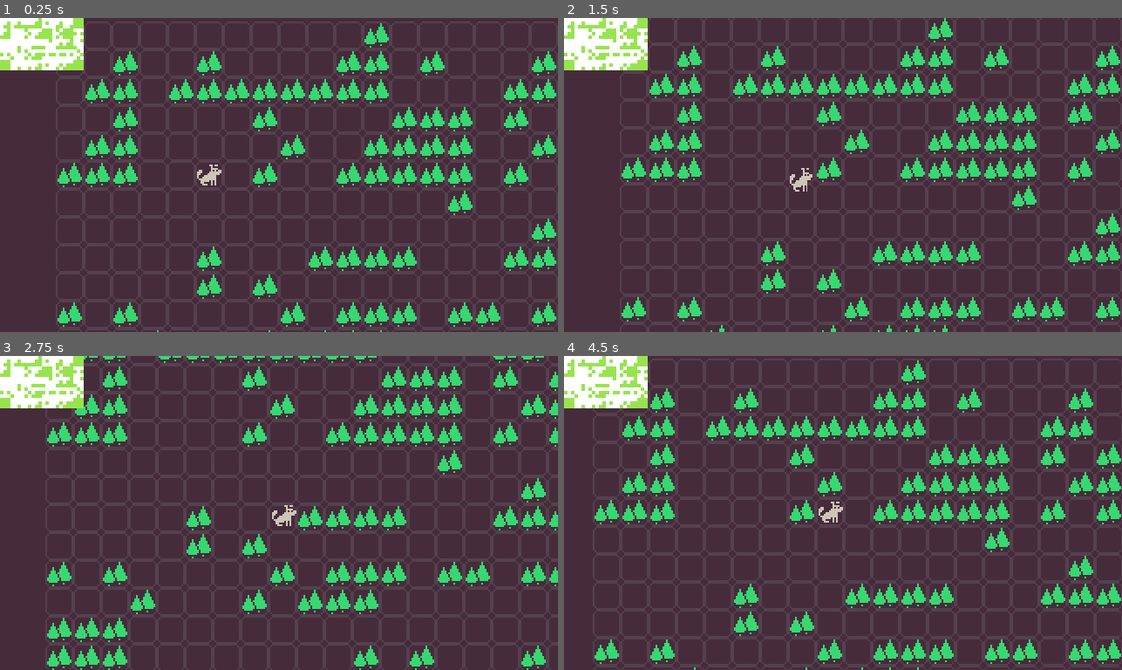
Above: before the commit, frames 1-4 (two rows, left to right).
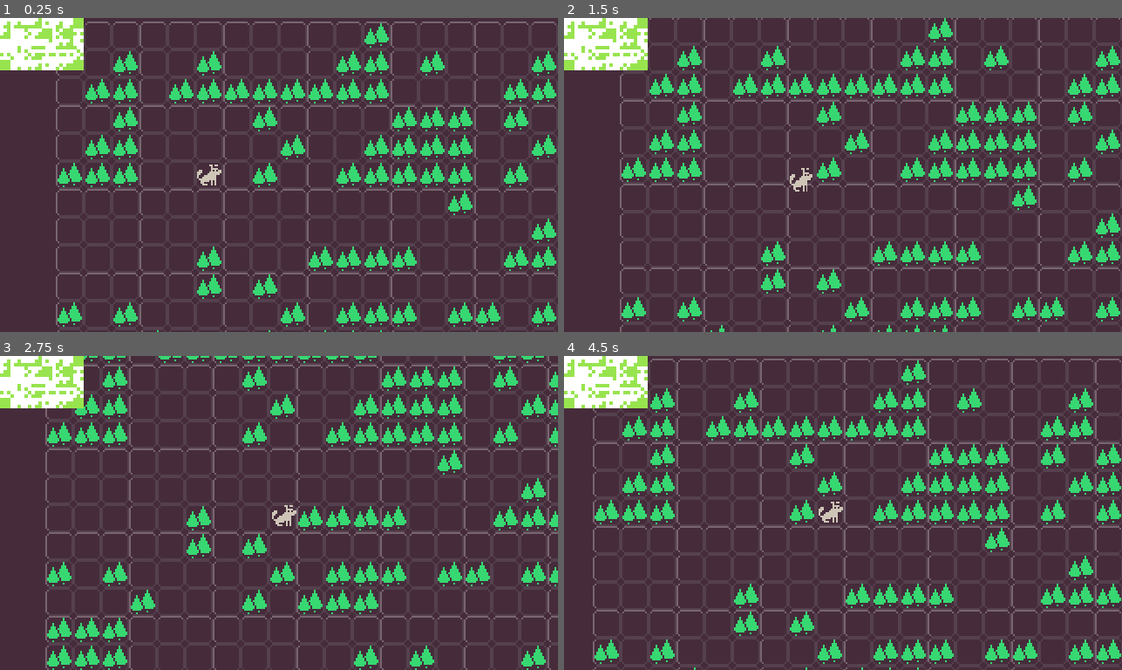
Above: after the commit, the same moments.

Repository: keipaglows/grid-based-prototype
Game: Godot game, scene res://Game.tscn
Two runs of this game, one before a commit and one after it. Both use one fixed random seed, a clock stepped at 60 frames per second and the inputs below.
Inputs:
- Up to frame 1 (0.25 s): no input
- Up to frame 2 (1.5 s): tap Enter at 0.5 s; hold Right (ui_right) 0.53-1.28 s; hold Down (ui_down) from 1.28 s (still down)
- Up to frame 3 (2.75 s): release Down (ui_down) at 2.03 s; hold Right (ui_right) from 2.03 s (still down)
- Up to frame 4 (4.5 s): release Right (ui_right) at 2.78 s; hold Up (ui_up) 2.78-3.53 s; hold Left (ui_left) from 3.53 s (still down)

The runs differ from the first frame. In frame 1, 3.3% of the frame differs, in the area x 10-100%, y 1-100%; in frame 2, 2.9%; in frame 3, 3.6%; in frame 4, 3.6%, in the area x 5-100%, y 0-100%.

Commit message:
RGBG-16 | ImageSection class and sketches for section matching, section grid lines highlighting

Diff:
--- a/Game.tscn
+++ b/Game.tscn
@@ -36,3 +36,4 @@
 format = 1
 script = ExtResource( 8 )
 RENDER_GRID_LINES = true
+HIGHLIGHT_SECTION_LINES = true
--- a/autoloads/Entities.gd
+++ b/autoloads/Entities.gd
@@ -3,17 +3,16 @@
 # entities
 
 ## obstacles
-var obstacles = load("res://entities/classes/obstacles.gd")
+var obstacles = load("res://entities/classes/obstacle.gd")
 var TreeObstacle = obstacles.TreeObstacle
 
 ## objects
-var objects = load("res://entities/classes/objects.gd")
+var objects = load("res://entities/classes/object.gd")
 var MoneyObject = objects.MoneyObject
 
 ## npc
-var npcs = load("res://entities/classes/npcs.gd")
+var npcs = load("res://entities/classes/npc.gd")
 var MouseNPC = npcs.MouseNPC
-
 
 # entity scenes
 var ObstacleScene = load("res://entities/scenes/Obstacle.tscn")
--- a/autoloads/GameGlobals.gd
+++ b/autoloads/GameGlobals.gd
@@ -8,5 +8,6 @@
 const GAME_MAP_SECTIONS_HEIGHT = 5
 const SECTION_SIZE = 3
 
+var GAME_MAP_ALLOWED_SECTIONS = {}
 var GAME_MAP_SECTIONS = {}
 var GAME_MAP = {}
--- a/entities/base_pawn.gd
+++ b/entities/base_pawn.gd
@@ -1,4 +1,4 @@
 extends Node2D
 
-enum PAWN_TYPES { ACTOR, OBJECT, OBSTACLE }
+enum PAWN_TYPES {ACTOR, OBJECT, OBSTACLE}
 export (PAWN_TYPES) var type = PAWN_TYPES.ACTOR
--- /dev/null
+++ b/entities/classes/image_section.gd
@@ -0,0 +1,44 @@
+extends Image
+
+
+class_name ImageSection
+
+var TOP_SIDE: Image
+var BOTTOM_SIDE: Image
+var LEFT_SIDE: Image
+var RIGHT_SIDE: Image
+
+# consts to match two sections
+const WITH_TOP_SIDE = 'TOP_SIDE'
+const WITH_BOTTOM_SIDE = 'BOTTOM_SIDE'
+const WITH_LEFT_SIDE = 'LEFT_SIDE'
+const WITH_RIGHT_SIDE = 'RIGHT_SIDE'
+
+var MATCH_SIDE_MAP = {
+	WITH_TOP_SIDE: 'BOTTOM_SIDE',
+	WITH_BOTTOM_SIDE: 'TOP_SIDE',
+	WITH_LEFT_SIDE: 'RIGHT_SIDE',
+	WITH_RIGHT_SIDE: 'LEFT_SIDE'
+}
+
+
+func _init(section: Image).():
+	self.create_from_data(
+		GameGlobals.SECTION_SIZE,
+		GameGlobals.SECTION_SIZE,
+		false,
+		Image.FORMAT_RGBA8,
+		section.get_data()
+	)
+
+	self.TOP_SIDE = self.get_rect(Rect2(0, 0, 3, 1))
+	self.BOTTOM_SIDE = self.get_rect(Rect2(0, 2, 3, 1))
+	self.LEFT_SIDE = self.get_rect(Rect2(0, 0, 1, 3))
+	self.RIGHT_SIDE = self.get_rect(Rect2(2, 0, 1, 3))
+
+
+# TODO: store `get_data` value in `*_SIDE` attributes?
+func has_match(match_section: ImageSection, matching_side: String):
+	var match_section_side = match_section.get(MATCH_SIDE_MAP[matching_side])
+
+	return self.get(matching_side).get_data() == match_section_side.get_data()
--- a/entities/entity_type.gd
+++ b/entities/entity_type.gd
@@ -1,3 +1,3 @@
 class_name EntityType
 
-enum { BASE = -1, NPC, OBJECT, OBSTACLE }
+enum {BASE = -1, NPC, OBJECT, OBSTACLE}
--- a/entities/scenes/NPC.tscn
+++ b/entities/scenes/NPC.tscn
@@ -1,6 +1,6 @@
 [gd_scene load_steps=2 format=2]
 
-[ext_resource path="res://entities/sprites/npcs/mouse.png" type="Texture" id=1]
+[ext_resource path="res://entities/sprites/npc/mouse.png" type="Texture" id=1]
 
 [node name="NPC" type="Position2D"]
 position = Vector2( 8, 8 )
--- a/entities/scenes/Object.tscn
+++ b/entities/scenes/Object.tscn
@@ -1,6 +1,6 @@
 [gd_scene load_steps=2 format=2]
 
-[ext_resource path="res://entities/sprites/objects/money.png" type="Texture" id=1]
+[ext_resource path="res://entities/sprites/object/money.png" type="Texture" id=1]
 
 [node name="Object" type="Position2D"]
 position = Vector2( 8, 8 )
--- a/entities/scenes/Obstacle.tscn
+++ b/entities/scenes/Obstacle.tscn
@@ -1,6 +1,6 @@
 [gd_scene load_steps=2 format=2]
 
-[ext_resource path="res://entities/sprites/obstacles/trees.png" type="Texture" id=1]
+[ext_resource path="res://entities/sprites/obstacle/trees.png" type="Texture" id=1]
 
 
 
--- a/grid/grid.gd
+++ b/grid/grid.gd
@@ -4,7 +4,7 @@
 export (int) var HEIGTH = 12
 
 
-enum { EMPTY = -1, ACTOR, OBJECT, OBSTACLE }
+enum {EMPTY = -1, ACTOR, OBJECT, OBSTACLE}
 
 const MANUAL_GENERATION = false
 
--- a/grid/grid_lines.gd
+++ b/grid/grid_lines.gd
@@ -1,8 +1,9 @@
 extends TileMap
 export (bool) var RENDER_GRID_LINES = false
+export (bool) var HIGHLIGHT_SECTION_LINES = false
 
 
-enum { EMPTY = -1, GRID_LINE }
+enum {EMPTY = -1, GRID_LINE, GRID_LINE_SECTION_X, GRID_LINE_SECTION_Y, GRID_LINE_SECTION_XY}
 
 const GAME_MAP_SECTIONS_WIDTH = GameGlobals.GAME_MAP_SECTIONS_WIDTH
 const GAME_MAP_SECTIONS_HEIGHT = GameGlobals.GAME_MAP_SECTIONS_HEIGHT
@@ -11,6 +12,20 @@
 
 func _ready():
 	if RENDER_GRID_LINES:
-		for x in range(GAME_MAP_SECTIONS_WIDTH * SECTION_SIZE):
-			for y in range(GAME_MAP_SECTIONS_HEIGHT * SECTION_SIZE):
-				set_cell(x, y, GRID_LINE)
+		for X in range(GAME_MAP_SECTIONS_WIDTH * SECTION_SIZE):
+			for Y in range(GAME_MAP_SECTIONS_HEIGHT * SECTION_SIZE):
+				var grid_cell = GRID_LINE
+
+				# TODO: add an option to render section coordinate
+				# if RENDER_SECTION_COORDINATES: ...
+				if HIGHLIGHT_SECTION_LINES:
+					if (Y % 3 == 0):
+						grid_cell = GRID_LINE_SECTION_X
+
+					if (X % 3 == 0):
+						grid_cell = GRID_LINE_SECTION_Y
+
+					if (X % 3 == 0) and (Y % 3 == 0):
+						grid_cell = GRID_LINE_SECTION_XY
+
+				set_cell(X, Y, grid_cell)
--- a/grid/grid_lines_tileset.tres
+++ b/grid/grid_lines_tileset.tres
@@ -1,10 +1,9 @@
-[gd_resource type="TileSet" load_steps=2 format=2]
+[gd_resource type="TileSet" load_steps=5 format=2]
 
 [ext_resource path="res://grid/sprites/grid_lines.png" type="Texture" id=1]
-
-
-
-
+[ext_resource path="res://grid/sprites/grid_lines_16_X.png" type="Texture" id=2]
+[ext_resource path="res://grid/sprites/grid_lines_16_XY.png" type="Texture" id=3]
+[ext_resource path="res://grid/sprites/grid_lines_16_Y.png" type="Texture" id=4]
 
 [resource]
 0/name = "grid_lines.png 0"
@@ -21,3 +20,45 @@
 0/shape_one_way_margin = 0.0
 0/shapes = [  ]
 0/z_index = 0
+1/name = "grid_lines_16_X.png 1"
+1/texture = ExtResource( 2 )
+1/tex_offset = Vector2( 0, 0 )
+1/modulate = Color( 1, 1, 1, 1 )
+1/region = Rect2( 0, 0, 16, 16 )
+1/tile_mode = 0
+1/occluder_offset = Vector2( 0, 0 )
+1/navigation_offset = Vector2( 0, 0 )
+1/shape_offset = Vector2( 0, 0 )
+1/shape_transform = Transform2D( 1, 0, 0, 1, 0, 0 )
+1/shape_one_way = false
+1/shape_one_way_margin = 0.0
+1/shapes = [  ]
+1/z_index = 0
+2/name = "grid_lines_16_Y.png 2"
+2/texture = ExtResource( 4 )
+2/tex_offset = Vector2( 0, 0 )
+2/modulate = Color( 1, 1, 1, 1 )
+2/region = Rect2( 0, 0, 16, 16 )
+2/tile_mode = 0
+2/occluder_offset = Vector2( 0, 0 )
+2/navigation_offset = Vector2( 0, 0 )
+2/shape_offset = Vector2( 0, 0 )
+2/shape_transform = Transform2D( 1, 0, 0, 1, 0, 0 )
+2/shape_one_way = false
+2/shape_one_way_margin = 0.0
+2/shapes = [  ]
+2/z_index = 0
+3/name = "grid_lines_16_XY.png 3"
+3/texture = ExtResource( 3 )
+3/tex_offset = Vector2( 0, 0 )
+3/modulate = Color( 1, 1, 1, 1 )
+3/region = Rect2( 0, 0, 16, 16 )
+3/tile_mode = 0
+3/occluder_offset = Vector2( 0, 0 )
+3/navigation_offset = Vector2( 0, 0 )
+3/shape_offset = Vector2( 0, 0 )
+3/shape_transform = Transform2D( 1, 0, 0, 1, 0, 0 )
+3/shape_one_way = false
+3/shape_one_way_margin = 0.0
+3/shapes = [  ]
+3/z_index = 0
--- a/map_generator/map_generator.gd
+++ b/map_generator/map_generator.gd
@@ -10,16 +10,10 @@
 const SECTION_SIZE = GameGlobals.SECTION_SIZE
 
 var RNG = RandomNumberGenerator.new()
+var ALLOWED_SECTION_SET = {
+	0: null
+}
 
-#const TOP_SIDE = 0
-#const RIGHT_SIDE = 1
-#const BOTTOM_SIDE = 2
-#const LEFT_SIDE = 3
-
-
-#class SectionSide:
-#
-#	func _init()
 
 func _ready():
 	mini_map_texture = ImageTexture.new()
@@ -27,6 +21,7 @@
 
 	RNG.randomize()
 	tile_sections.load("map_generator/sprites/forest.png")
+	var whole_set = self.get_whole_section_set(tile_sections)
 
 	var mini_map = Image.new()
 	var MAX_SECTION_X = (tile_sections.get_width() / 3) - 1
@@ -40,15 +35,24 @@
 	# Filling GAME_MAP_SECTIONS with sections
 	for X in GAME_MAP_SECTIONS_WIDTH:
 		for Y in GAME_MAP_SECTIONS_HEIGHT:
+			GameGlobals.GAME_MAP_ALLOWED_SECTIONS[Vector2(X, Y)] = whole_set
+
 			var section_x = RNG.randi_range(0, MAX_SECTION_X)
 			var section_y = RNG.randi_range(0, MAX_SECTION_Y)
 			var section = get_section(tile_sections, section_x, section_y)
+			GameGlobals.GAME_MAP_SECTIONS[Vector2(X, Y)] = section
+
+			###
+			var has_top_match = section.has_match(whole_set[3], ImageSection.WITH_RIGHT_SIDE)
+
+			if has_top_match:
+				print('X: %s, Y: %s, HAS_TOP_MATCH: %s' % [X, Y, has_top_match])
+			###
 
 			# drawing current section to mini_map
 			mini_map.blit_rect(section,
 							   Rect2(0, 0, SECTION_SIZE, SECTION_SIZE),
 							   Vector2(X * SECTION_SIZE, Y * SECTION_SIZE))
-			GameGlobals.GAME_MAP_SECTIONS[Vector2(X, Y)] = section
 
 	# scailing up resulted mini_map to better see it on screen
 	mini_map.resize(
@@ -64,14 +68,29 @@
 func get_section(tile_sections: Image, x: int, y: int):
 	var start_x = x * SECTION_SIZE
 	var start_y = y * SECTION_SIZE
-
-	return tile_sections.get_rect(
+#	return tile_sections.get_rect(
+#		Rect2(start_x, start_y, SECTION_SIZE, SECTION_SIZE)
+#	)
+	var section = tile_sections.get_rect(
 		Rect2(start_x, start_y, SECTION_SIZE, SECTION_SIZE)
 	)
 
+	return ImageSection.new(section)
 
-func get_side_colors(section: Image, side):
-	pass
+
+
+func get_whole_section_set(tile_sections: Image):
+	var whole_set = []
+
+	for X in GAME_MAP_SECTIONS_WIDTH:
+		for Y in GAME_MAP_SECTIONS_HEIGHT:
+			var section = tile_sections.get_rect(
+				Rect2(X * SECTION_SIZE, Y * SECTION_SIZE, SECTION_SIZE, SECTION_SIZE)
+			)
+
+			whole_set.append(ImageSection.new(section))
+
+	return whole_set
 
 
 func get_image_colors(image: Image):
--- a/project.godot
+++ b/project.godot
@@ -18,10 +18,16 @@
 "class": "EntityType",
 "language": "GDScript",
 "path": "res://entities/entity_type.gd"
+}, {
+"base": "Image",
+"class": "ImageSection",
+"language": "GDScript",
+"path": "res://entities/classes/image_section.gd"
 } ]
 _global_script_class_icons={
 "BaseEntity": "",
-"EntityType": ""
+"EntityType": "",
+"ImageSection": ""
 }
 
 [application]
Renamed: entities/classes/npcs.gd -> entities/classes/npc.gd
Renamed: entities/classes/objects.gd -> entities/classes/object.gd
Renamed: entities/classes/obstacles.gd -> entities/classes/obstacle.gd
Renamed: entities/sprites/npcs/mouse.png -> entities/sprites/npc/mouse.png
Not shown, changed: entities/sprites/npc/mouse.png.import
Renamed: entities/sprites/objects/money.png -> entities/sprites/object/money.png
Not shown, added: entities/sprites/object/money.png.import
Renamed: entities/sprites/obstacles/trees.png -> entities/sprites/obstacle/trees.png
Not shown, added: entities/sprites/obstacle/trees.png.import
Binary file added: grid/sprites/grid_lines_16_X.png
Not shown, changed: grid/sprites/grid_lines_16_X.png.import
Binary file added: grid/sprites/grid_lines_16_XY.png
(and 3 more such lines)
